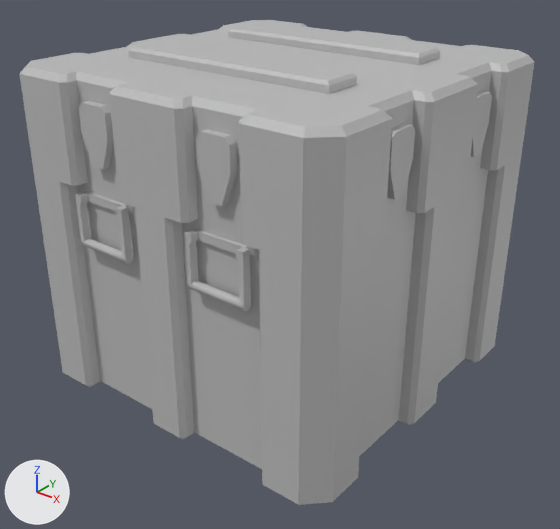
A saved change to the FBX model Maya Project Files/Env/Exports/Crates/Crate_03_SM_Low.fbx.
Camera for both pictures: a camera (50 mm lens) standing at (1.395, -1.761, 1.435) and looking at (0.033, -0.058, 0.379). Every picture has the same lights, and +X, +Y and +Z are marked at lower left. Where no turn or scale is listed for an object, it has been applied to the vertices.

The first picture shows 'Handle26', 'Handle27', 'Latch22', 'Latch23', 'Latch24', 'Latch25', 'OneOneOne'.
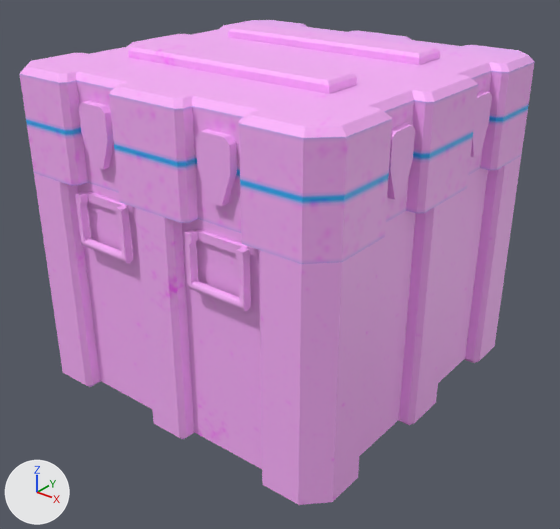
Changed parts and their boxes [x1, y1, x2, y2] in the pictures (560 x 529 px):
'OneOneOne', recoloured, surface changed (grey to pink)
    both: [20, 20, 535, 505]
'Latch24', recoloured (grey to pink)
    both: [196, 129, 237, 206]
'Handle27', recoloured (grey to pink)
    both: [184, 229, 251, 311]
'Handle26', recoloured (grey to pink)
    both: [75, 192, 133, 264]
'Latch25', recoloured (grey to pink)
    both: [79, 101, 114, 169]
'Latch23', recoloured (grey to pink)
    both: [387, 123, 415, 200]
'Latch22', recoloured (grey to pink)
    both: [471, 91, 492, 157]

Diff of the bpy script that builds the scene:
```diff
--- a/Maya Project Files/Env/Exports/Crates/Crate_03_SM_Low.fbx.py
+++ b/Maya Project Files/Env/Exports/Crates/Crate_03_SM_Low.fbx.py
@@ img_occlusionroughnessmetallic_png @@
+img_occlusionroughnessmetallic_png = load_image('OcclusionRoughnessMetallic.png', '_unpacked/OcclusionRoughnessMetallic.png', 2048, 2048, 'sRGB')
@@ mat_metal_ts_01 @@
+mat_metal_ts_01 = principled_material('Metal_TS_01')
+mat_metal_ts_01.texture = img_occlusionroughnessmetallic_png
@@ mat_metal_ts_02 @@
+mat_metal_ts_02 = principled_material('Metal_TS_02')
+mat_metal_ts_02.texture = img_occlusionroughnessmetallic_png
@@ me_mesh_003 @@
 me_mesh_003.from_pydata(...)  # 92 vertices, 94 faces; spans x -0.095..0.095, y -0.035..0.0, z -0.161..0.0
-me_mesh_003.materials.append(mat_lambert1)  # grey #bcbcbc
+me_mesh_003.materials.append(mat_metal_ts_02)  # picture img_occlusionroughnessmetallic_png
@@ me_mesh_005 @@
 me_mesh_005.from_pydata(...)  # 22 vertices, 16 faces; spans x 0.0..0.023, y -0.052..0.052, z -0.085..0.085
-me_mesh_005.materials.append(mat_lambert1)  # grey #bcbcbc
+me_mesh_005.materials.append(mat_metal_ts_02)  # picture img_occlusionroughnessmetallic_png
@@ me_mesh @@
 me_mesh.from_pydata(...)  # 896 vertices, 914 faces; spans x -0.545..0.545, y -0.545..0.545, z 0.0..1.029
 # used by ob_oneoneone; location = (0.0, 0.0, 0.0)
-me_mesh.materials.append(mat_lambert1)  # grey #bcbcbc
+# me_mesh part 1: texture (UV) coordinates of 914 of 914 faces, centred in x -0.545..0.545, y -0.545..0.545, z 0.0..1.029, changed; they spanned u 0.01..0.99, v 0.01..1.0 and now span u 0.34..0.98, v 0.0..0.81
+me_mesh.materials.append(mat_metal_ts_01)  # picture img_occlusionroughnessmetallic_png
@@ me_mesh_007 @@
 me_mesh_007.from_pydata(...)  # 22 vertices, 16 faces; spans x -0.052..0.052, y -0.023..0.0, z -0.085..0.085
-me_mesh_007.materials.append(mat_lambert1)  # grey #bcbcbc
+me_mesh_007.materials.append(mat_metal_ts_02)  # picture img_occlusionroughnessmetallic_png
@@ me_mesh_004 @@
 me_mesh_004.from_pydata(...)  # 92 vertices, 94 faces; spans x -0.095..0.095, y -0.035..0.0, z -0.161..0.0
-me_mesh_004.materials.append(mat_lambert1)  # grey #bcbcbc
+me_mesh_004.materials.append(mat_metal_ts_02)  # picture img_occlusionroughnessmetallic_png
@@ me_mesh_006 @@
 me_mesh_006.from_pydata(...)  # 22 vertices, 16 faces; spans x 0.0..0.023, y -0.052..0.052, z -0.085..0.085
-me_mesh_006.materials.append(mat_lambert1)  # grey #bcbcbc
+me_mesh_006.materials.append(mat_metal_ts_02)  # picture img_occlusionroughnessmetallic_png
@@ me_mesh_008 @@
 me_mesh_008.from_pydata(...)  # 22 vertices, 16 faces; spans x -0.052..0.052, y -0.023..0.0, z -0.085..0.085
-me_mesh_008.materials.append(mat_lambert1)  # grey #bcbcbc
+me_mesh_008.materials.append(mat_metal_ts_02)  # picture img_occlusionroughnessmetallic_png
```
